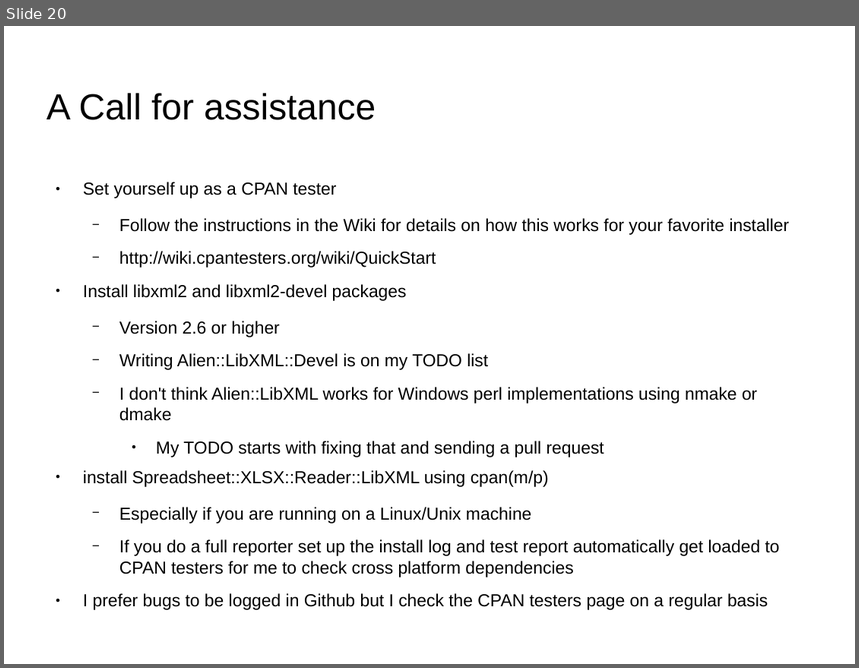
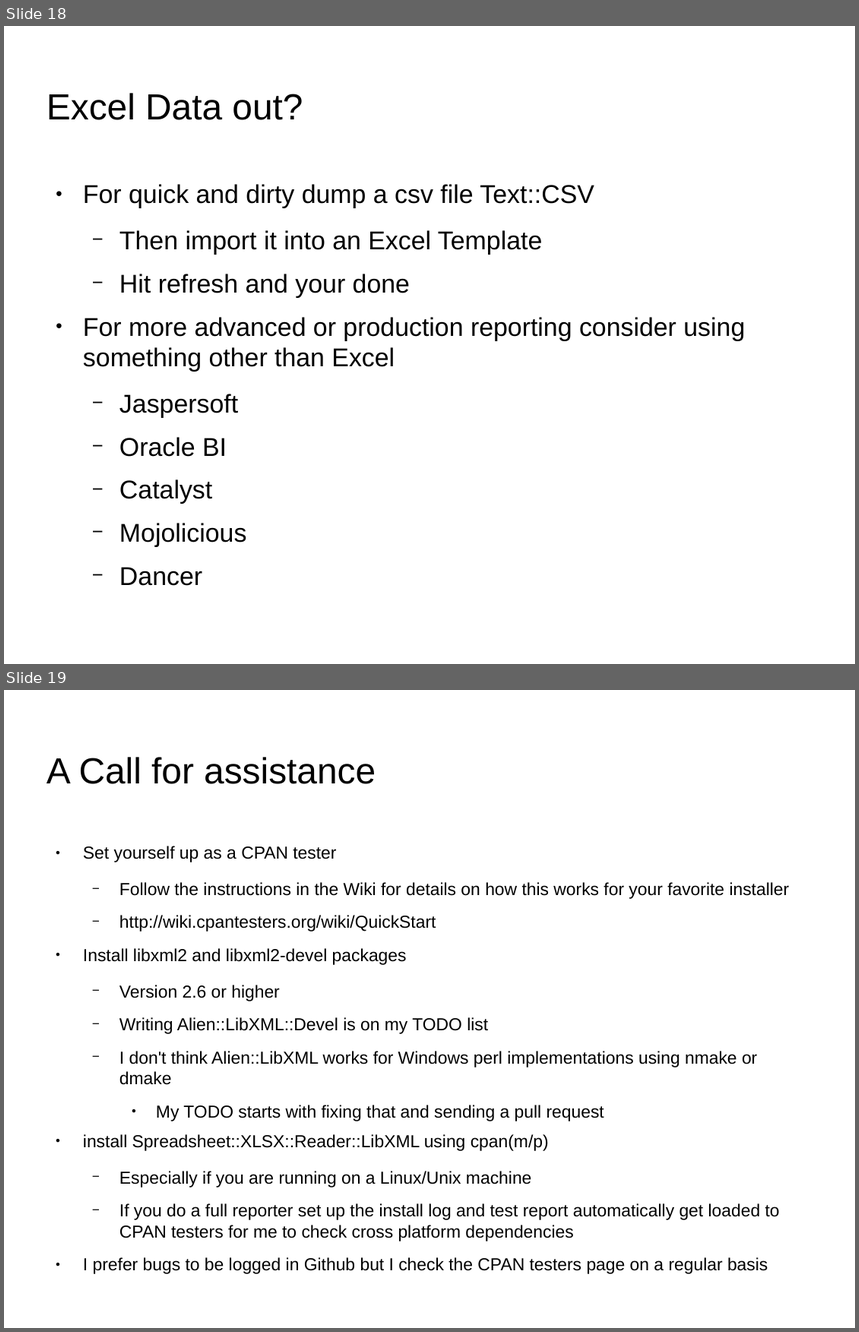
Before and after one commit to jandrew/Spreadsheet-XLSX-Reader-LibXML, a slide deck: Presentation/SVPerlTalk.odp. Shown one above the other, each under a label of ours: slide 20 before the commit, slides 18 and 19 after it. The pictures are 859x668 and 859x1332 pixels, drawn with LibreOffice and Linux fonts; fonts in the diff are those of the drawing; background and template pictures are left out. Boxes give left, top, right and bottom in pixels: in the first picture for what was removed or moved away, otherwise in the second. Text is boxed around its words. In the diff, an @@ line names an element or a change of style, - is before the commit and + after.

```diff
--- a/Presentation/SVPerlTalk.odp
+++ b/Presentation/SVPerlTalk.odp
@@ slide 18 added at [4, 26, 855, 664], background picture (left out) @@
@@ title added at [47, 93, 303, 120], 33.9 pt, text #000000 @@
+Excel Data out?
@@ text added at [83, 184, 745, 547], 24.1 pt, text #000000 @@
+● For quick and dirty dump a csv file Text::CSV
+  − Then import it into an Excel Template
+  − Hit refresh and your done
+● For more advanced or production reporting consider using something other than Excel
+  − Jaspersoft
+  − Oracle BI
+  − Catalyst
+  − Mojolicious
+  − Dancer
@@ what was slide 20 is now slide 19 @@
```
Also in this commit, not shown: 10 slides changed, 3 other slides added, 5 slides removed, 47 other files.
